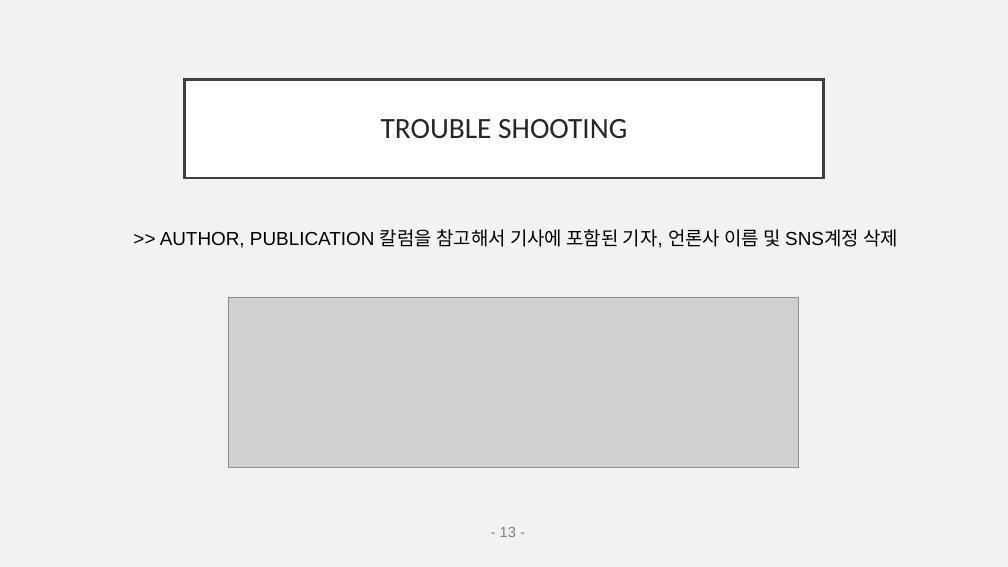
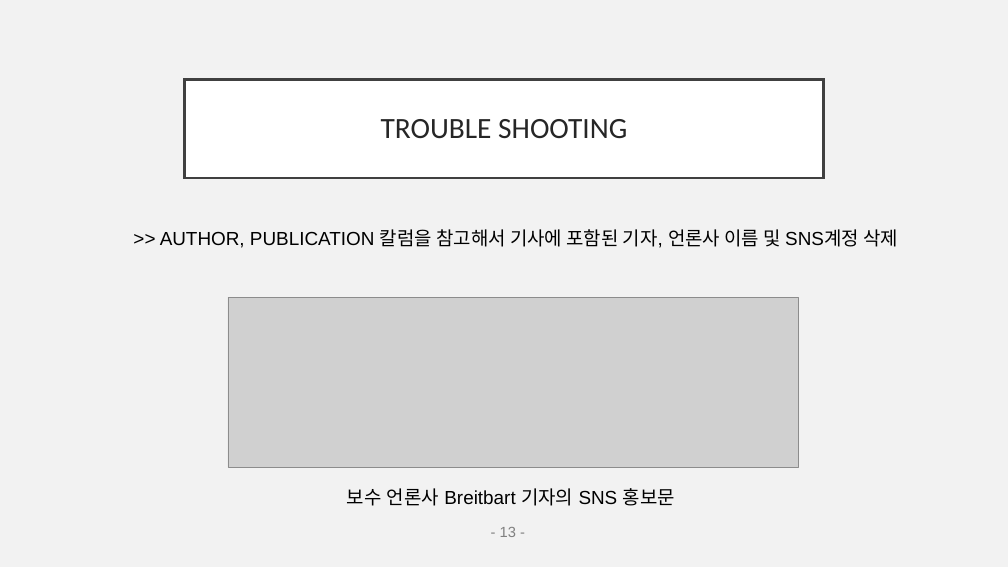
Before and after one commit to EJLEE5826/American_News_Topic_Modeling-using_LDA, a slide deck: slide 14 of final_pptNLP.pptx. Drawn at 1008x567 pixels with LibreOffice and Linux fonts; fonts in the diff are those of the drawing; grey boxes stand for pictures. Boxes give left, top, right and bottom in pixels: in the first picture for what was removed or moved away, otherwise in the second. Text is boxed around its words. In the diff, an @@ line names an element or a change of style, - is before the commit and + after.

```diff
--- a/final_pptNLP.pptx
+++ b/final_pptNLP.pptx
@@ text added at (347, 488, 675, 506), 18 pt, text #000000 @@
+보수 언론사 Breitbart 기자의 SNS 홍보문
```
Also in this commit, not shown: 17 other slides changed, 1 slide added, 1 other file.
